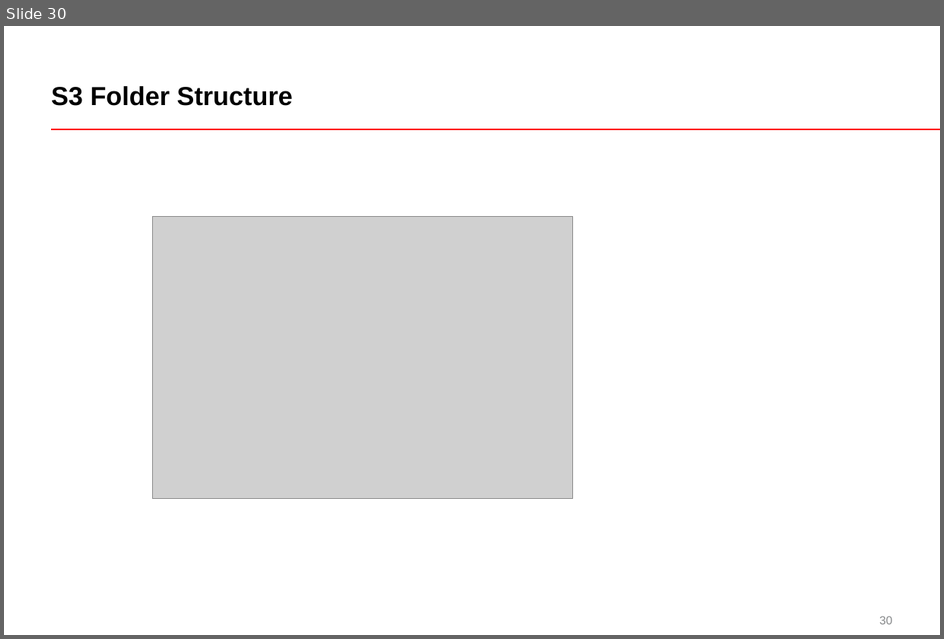
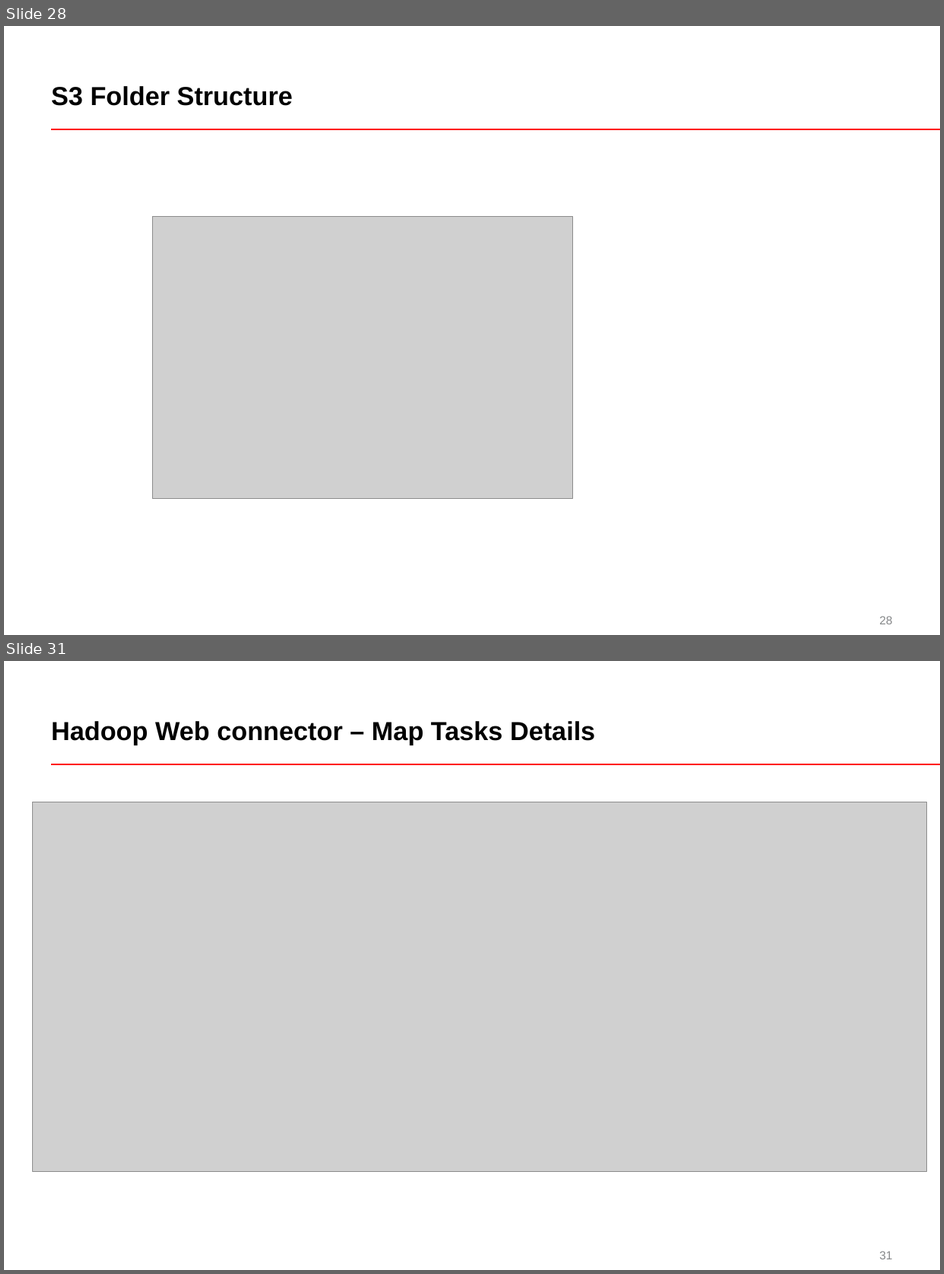
Before and after one commit to ravvas/Pycon2015, a slide deck: Explore Big Data using Simple Python Code and Cloud Environment_V8.pptx. Shown one above the other, each under a label of ours: slide 30 before the commit, slides 28 and 31 after it; the slides between them are not shown. The pictures are 944x639 and 944x1274 pixels, drawn with LibreOffice and Linux fonts; fonts in the diff are those of the drawing; grey boxes stand for pictures. Boxes give left, top, right and bottom in pixels: in the first picture for what was removed or moved away, otherwise in the second. Text is boxed around its words. In the diff, an @@ line names an element or a change of style, - is before the commit and + after.

```diff
--- a/Explore Big Data using Simple Python Code and Cloud Environment_V8.pptx
+++ b/Explore Big Data using Simple Python Code and Cloud Environment_V8.pptx
@@ slide 31 added at bbox=[4, 661, 940, 1270], background #FFFFFF; not listed: 2 template elements that a slide beside it also shows @@
@@ title added at bbox=[51, 721, 595, 745], 20 pt, text #000000, bold @@
+Hadoop Web connector – Map Tasks Details
@@ picture added at bbox=[32, 802, 927, 1171] @@
@@ what was slide 30 is now slide 28 @@
@@ page number at bbox=[880, 616, 892, 624]: text changed @@
-30
+28
```
Also in this commit, not shown: 6 slides changed, 4 other slides added, 4 slides removed.
